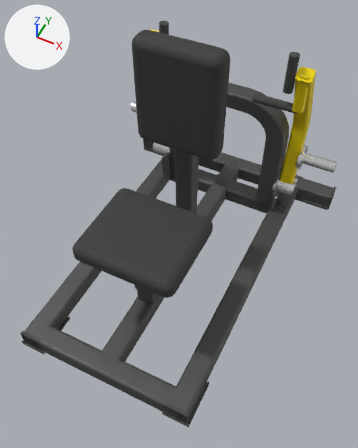
One commit to the glTF model catalogs/ludus-core/models/LD-WH058/model.glb: the scene before it, then after it.
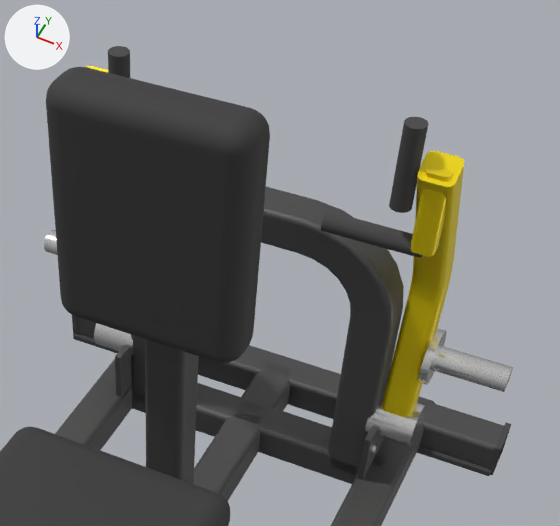
Each version is shown whole from a 50 mm camera at (0.592, -1.207, 1.709) aimed at (0.057, -0.135, 0.369), then close up on the part from 31% to 100% of the width and 0% to 52% of the height. The axes (+X, +Y, +Z) are drawn at upper left. The lights are the same throughout. The first two pictures are the older version. Where no turn or scale is listed for an object, it has been applied to the vertices.
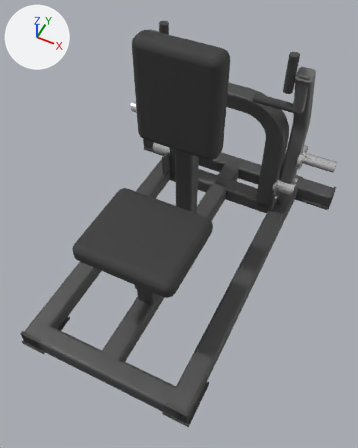
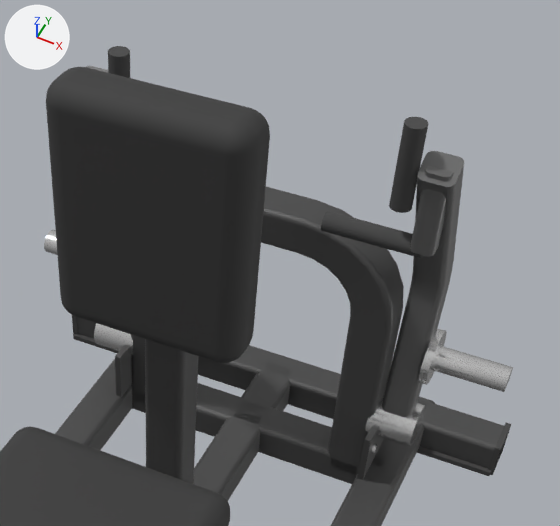
Location of each change, (x1, y1, x2, y2) in pixels of the close-ups (560 x 526 px):
'arm_left_bar_tube', recoloured (darker)
    both: (381, 151, 464, 417)
'Mesh_9.001', recoloured (darker)
    both: (411, 166, 453, 257)
'arm_right_bar_tube', recoloured
    both: (86, 66, 108, 73)

What the commit changed:
Material 'accent' (mat_accent) changes colour from yellow #f9df00 to grey #717171; in linear values from (0.949, 0.741, 0.0) to (0.165, 0.165, 0.165).
